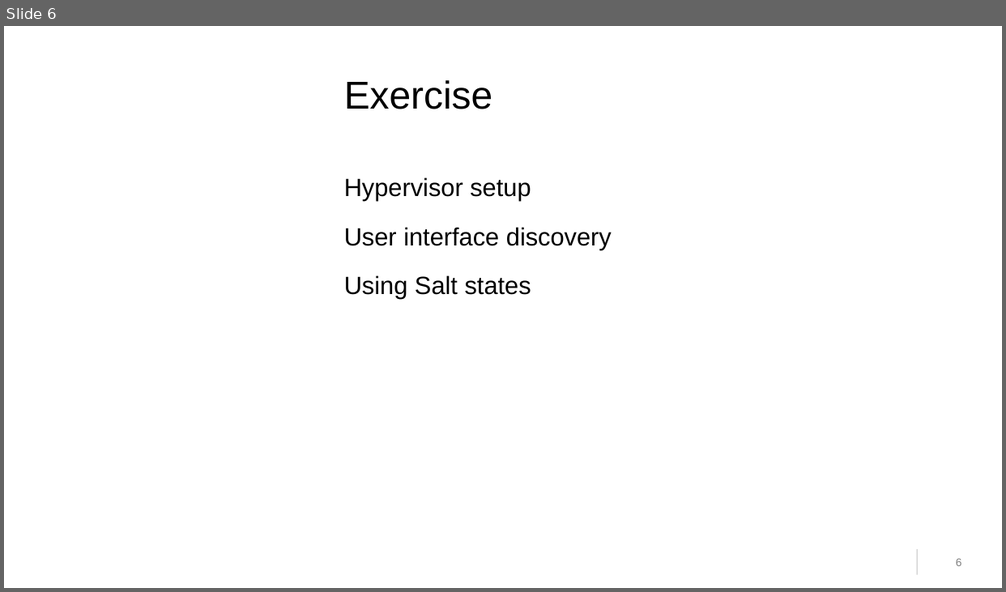
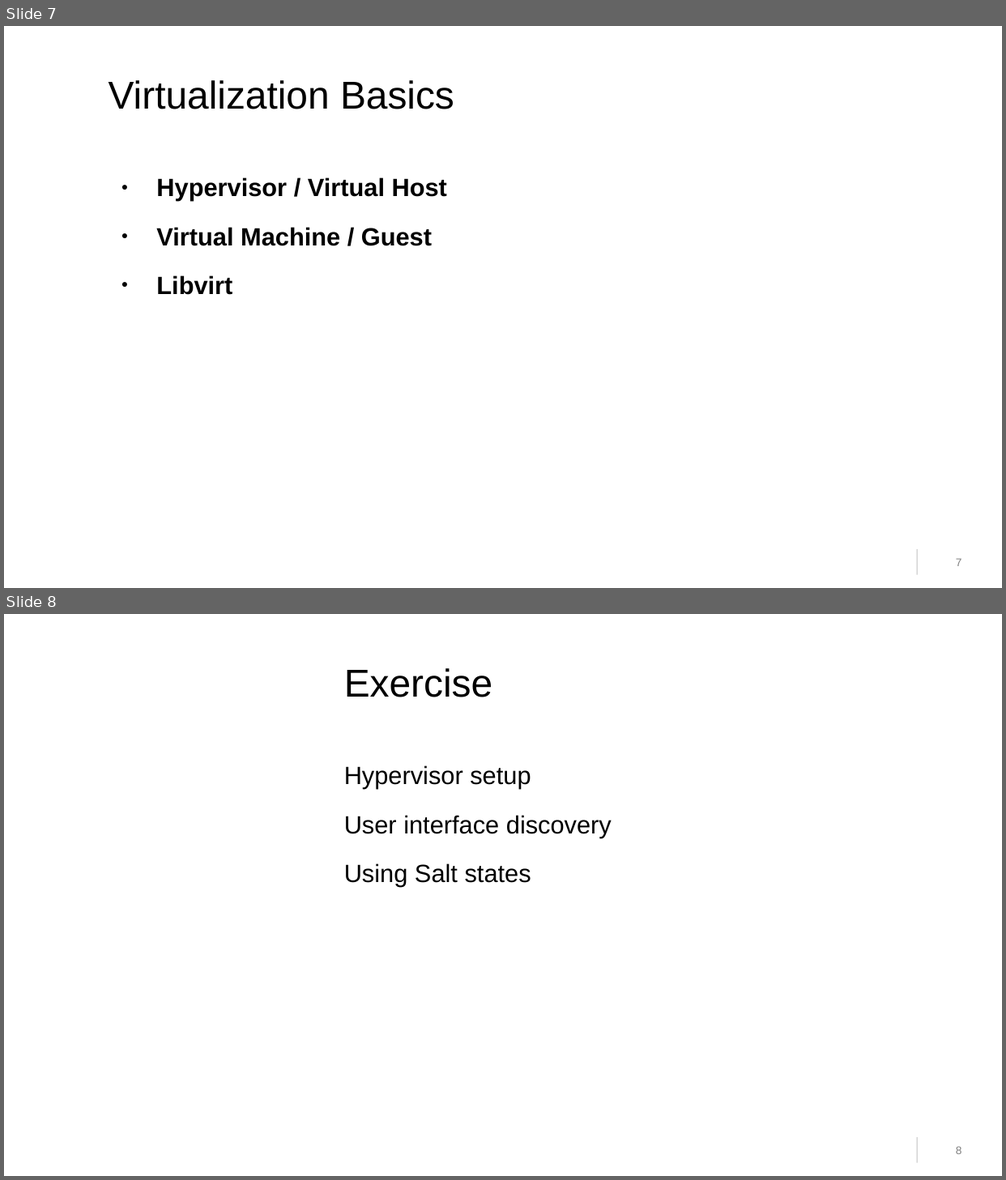
Before and after one commit to cbosdo/sumaform, a slide deck: lab/pdf/slides.odp. Shown one above the other, each under a label of ours: slide 6 before the commit, slides 7 and 8 after it. The pictures are 1006x592 and 1006x1180 pixels, drawn with LibreOffice and Linux fonts; fonts in the diff are those of the drawing; background and template pictures are left out. Boxes give left, top, right and bottom in pixels: in the first picture for what was removed or moved away, otherwise in the second. Text is boxed around its words. In the diff, an @@ line names an element or a change of style, - is before the commit and + after.

```diff
--- a/lab/pdf/slides.odp
+++ b/lab/pdf/slides.odp
@@ slide 7 added at [4,26,1002,588], background #FFFFFF; not listed: 2 template elements that a slide beside it also shows @@
@@ title added at [108,80,454,109], 28 pt, text #000000 @@
+Virtualization Basics
@@ text added at [156,177,447,295], 18 pt, text #000000, bold @@
+● Hypervisor / Virtual Host
+● Virtual Machine / Guest
+● Libvirt
@@ what was slide 6 is now slide 8 @@
@@ page number at [956,1146,962,1154]: text changed @@
-6
+8
```
Also in this commit, not shown: 8 slides changed, 1 slide removed.
